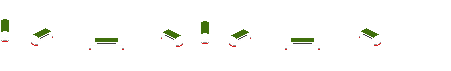
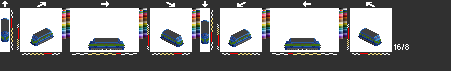
Comparing the layer stacks of the two 451 x 71 images. Changes:
added layer "nmbs3" above "nmbs2" over [1, 19, 381, 46]
hid "bk1" over [1, 19, 381, 50]
showed "52/53" over [0, 0, 451, 71]
